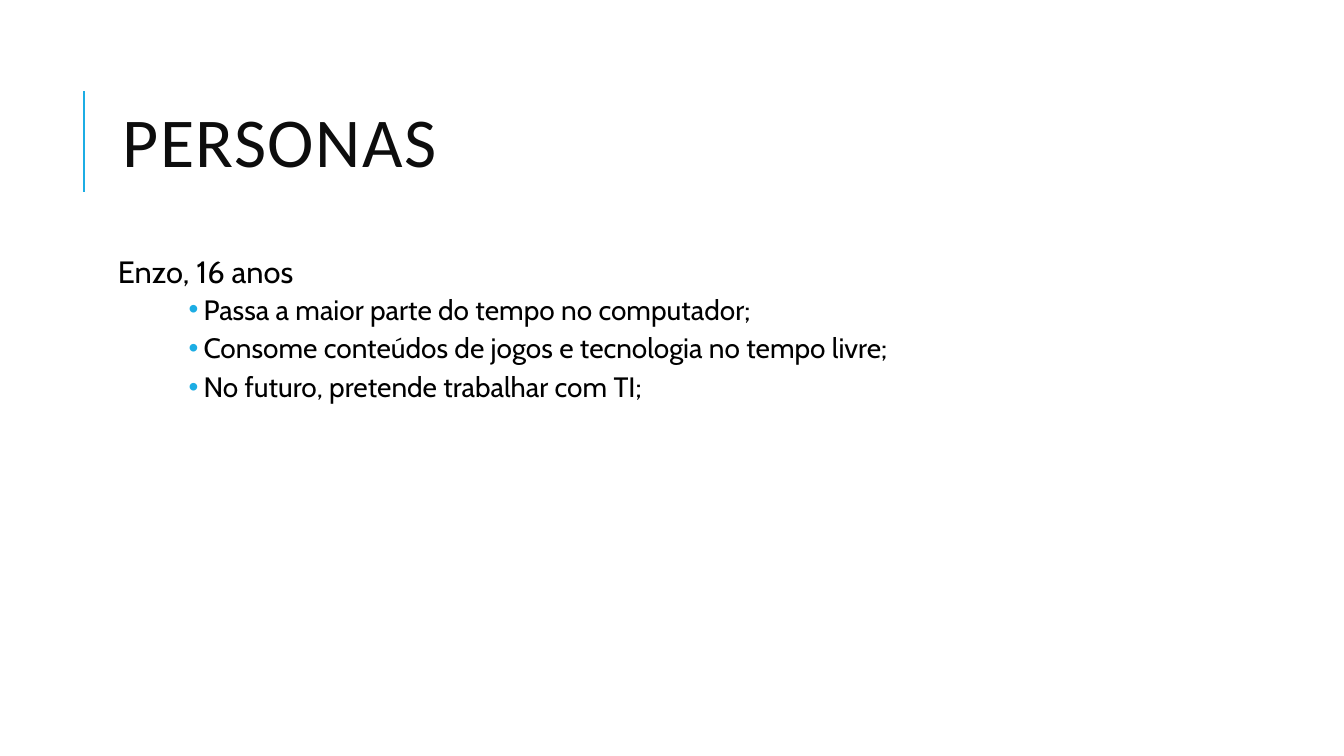
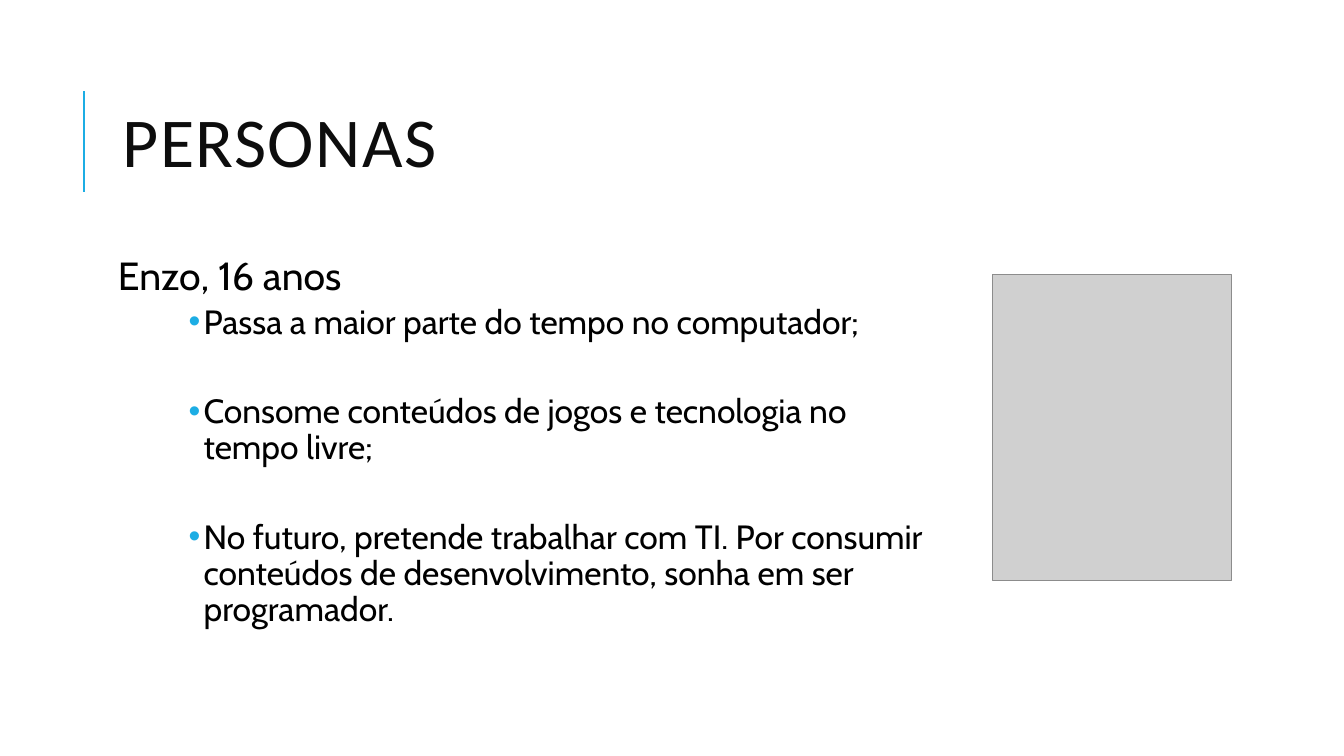
Before and after one commit to ICEI-PUC-Minas-PPLES-TI/plf-es-2022-1-ti1-7946100-01-g5-entedimento-das-areas-de-ti, a slide deck: slide 4 of docs/apresentacao/apresentacao 1.pptx (slide 3 before the commit). Drawn at 1344x756 pixels with LibreOffice and Linux fonts; fonts in the diff are those of the drawing; grey boxes stand for pictures. Boxes give left, top, right and bottom in pixels: in the first picture for what was removed or moved away, otherwise in the second. Text is boxed around its words. In the diff, an @@ line names an element or a change of style, - is before the commit and + after.

```diff
--- a/docs/apresentacao/apresentacao 1.pptx
+++ b/docs/apresentacao/apresentacao 1.pptx
@@ text at [118,262,859,467]: size 22 to 28 pt in "Enzo, 16 anos"; size 20 to 24 pt in "Passa a maior parte do tempo no ...", "Consome conteúdos de jogos e tecnologia no ..." @@
@@ picture added at [993,274,1231,581] @@
@@ text at [204,523,922,629]: text changed; size 20 to 24 pt @@
-        • No futuro, pretende trabalhar com TI;
+        • No futuro, pretende trabalhar com TI. Por consumir conteúdos de desenvolvimento, sonha em ser programador.
```
Also in this commit, not shown: 5 other slides changed, 1 slide added, 1 other file.
